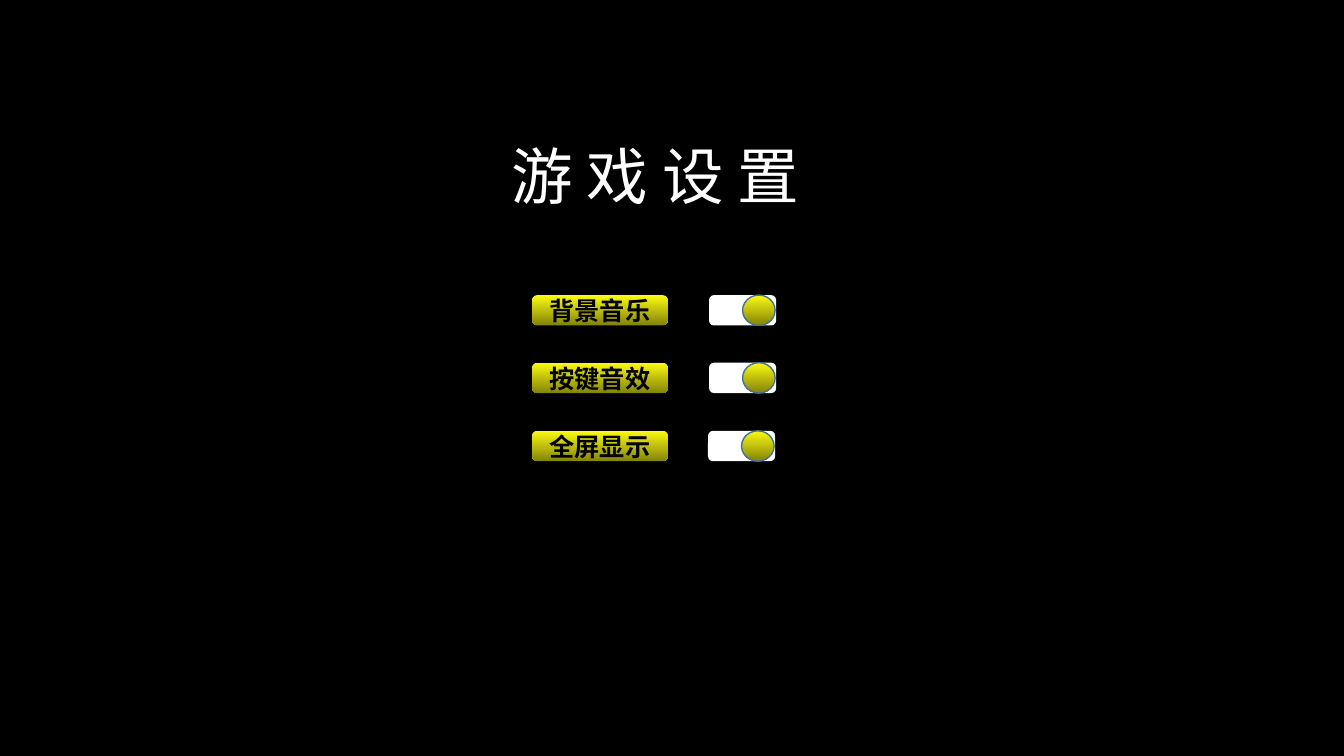
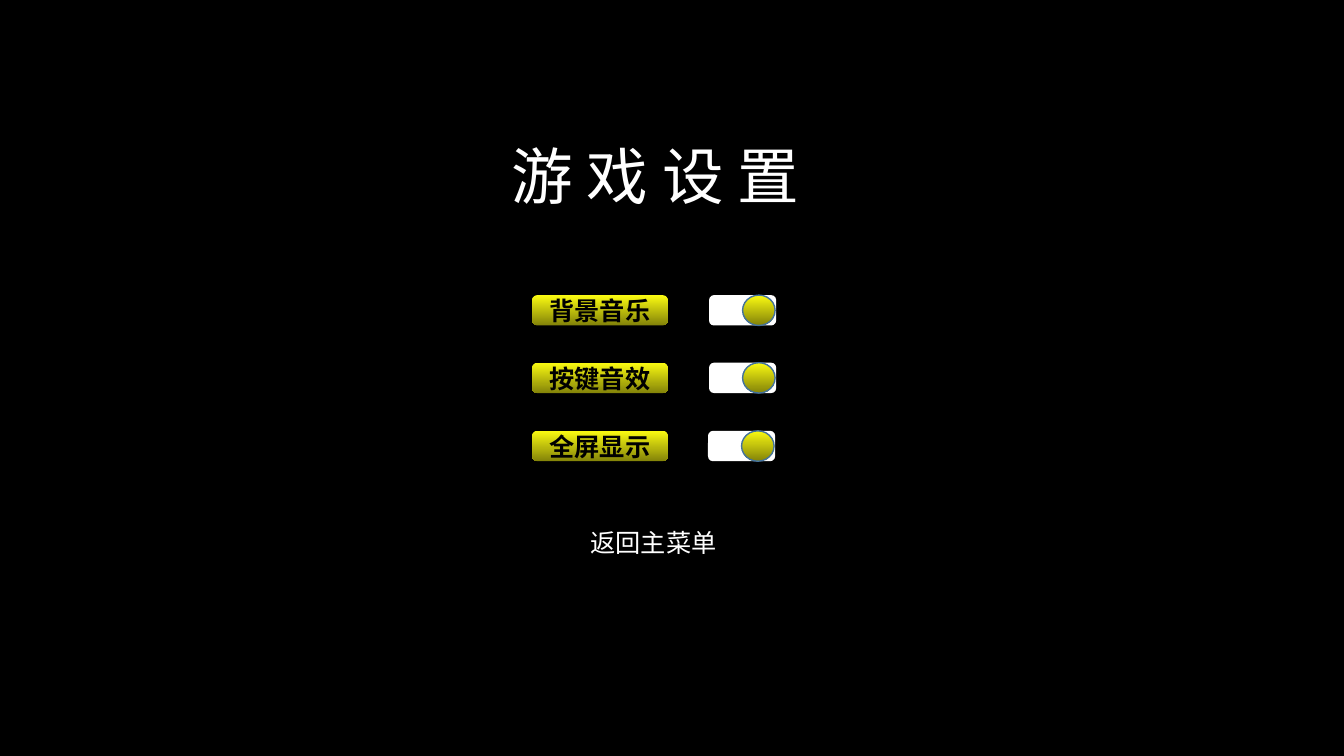
Before and after one commit to luomeng007/MyLife, a slide deck: slide 2 of copywriting/MyLifeMateralSelfMade.pptx. Drawn at 1344x756 pixels with LibreOffice and Linux fonts; fonts in the diff are those of the drawing. Boxes give left, top, right and bottom in pixels: in the first picture for what was removed or moved away, otherwise in the second. Text is boxed around its words. In the diff, an @@ line names an element or a change of style, - is before the commit and + after.

```diff
--- a/copywriting/MyLifeMateralSelfMade.pptx
+++ b/copywriting/MyLifeMateralSelfMade.pptx
@@ text added at [591,530,717,554], 18 pt, text #FFFFFF @@
+返回主菜单
```
Also in this commit, not shown: 4 slides added, 1 slide removed.
